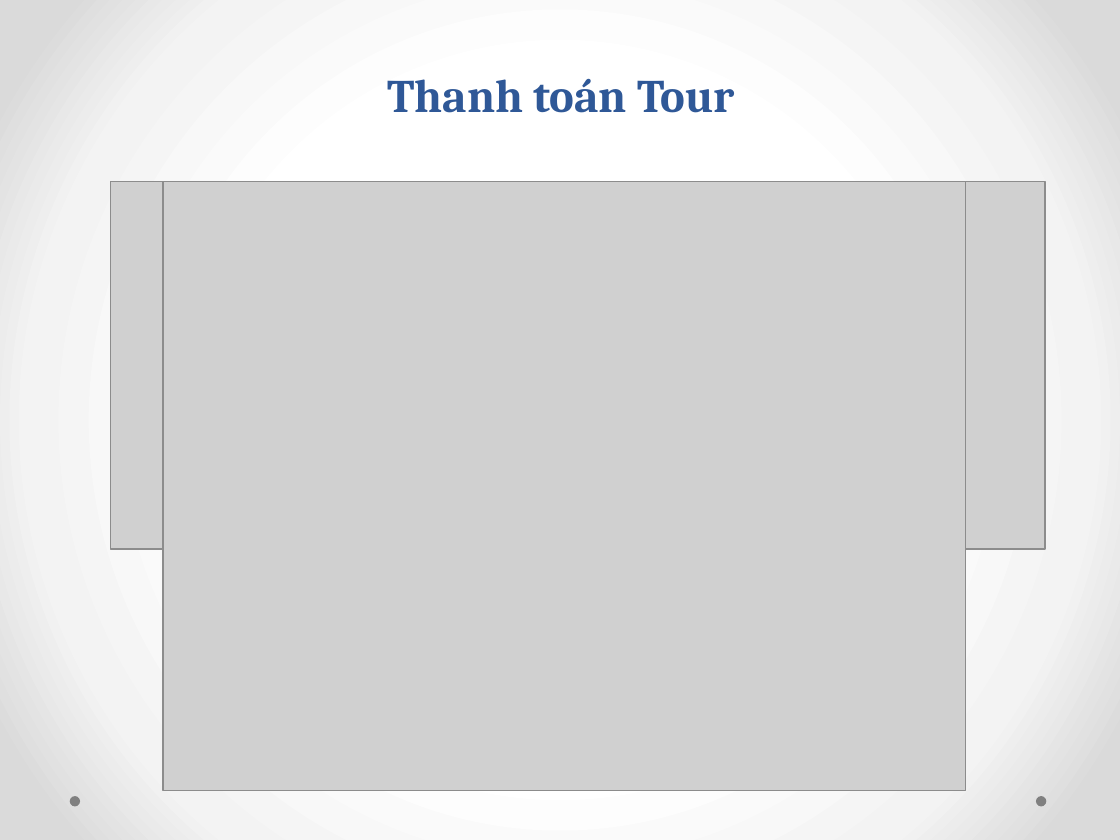
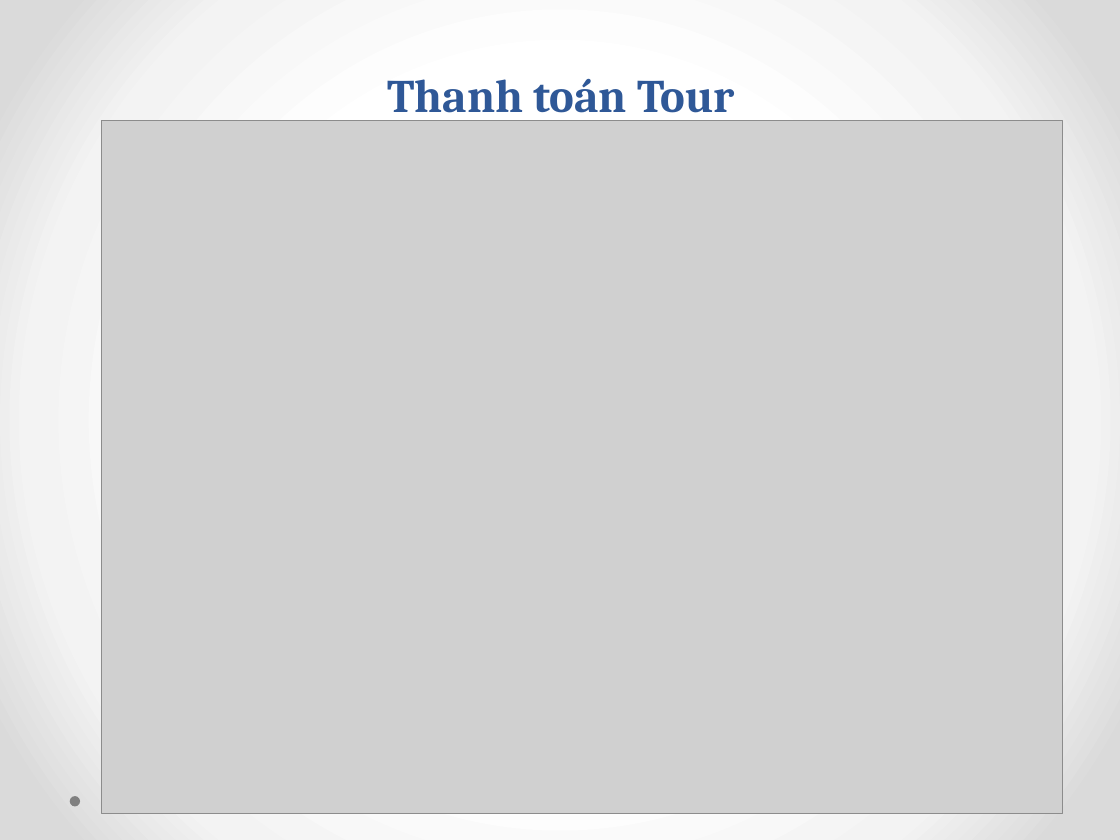
Before and after one commit to ltn290999/hethongthongtin, a slide deck: slide 11 of baocao.pptx (slide 15 before the commit). Drawn at 1120x840 pixels with LibreOffice and Linux fonts; fonts in the diff are those of the drawing; grey boxes stand for pictures. Boxes give left, top, right and bottom in pixels: in the first picture for what was removed or moved away, otherwise in the second. Text is boxed around its words. In the diff, an @@ line names an element or a change of style, - is before the commit and + after.

```diff
--- a/baocao.pptx
+++ b/baocao.pptx
@@ picture: place and size @@
-picture at <box>164,181,967,790</box>
+picture at <box>102,120,1063,813</box>
@@ picture removed at <box>110,181,1045,549</box> @@
@@ picture removed at <box>233,181,906,756</box> @@
@@ ellipse removed at <box>1036,796,1046,806</box> @@
```
Also in this commit, not shown: 4 other slides changed, 2 slides added, 3 slides removed, 5 other files.
